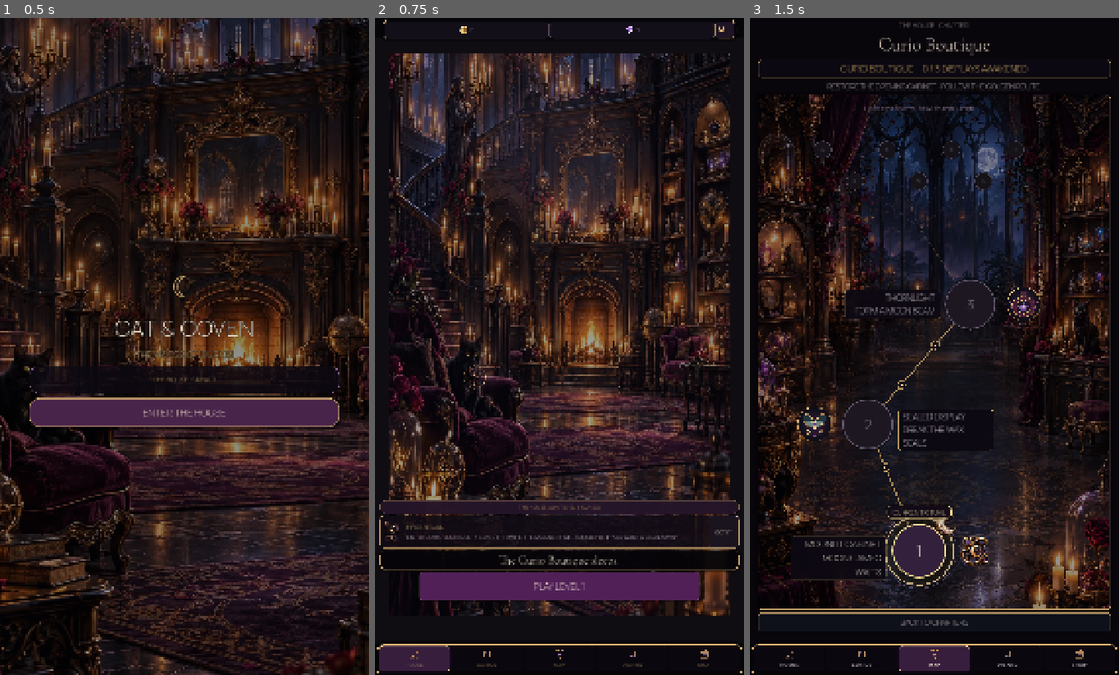
Above: before the commit, frames 1-3 (left to right).
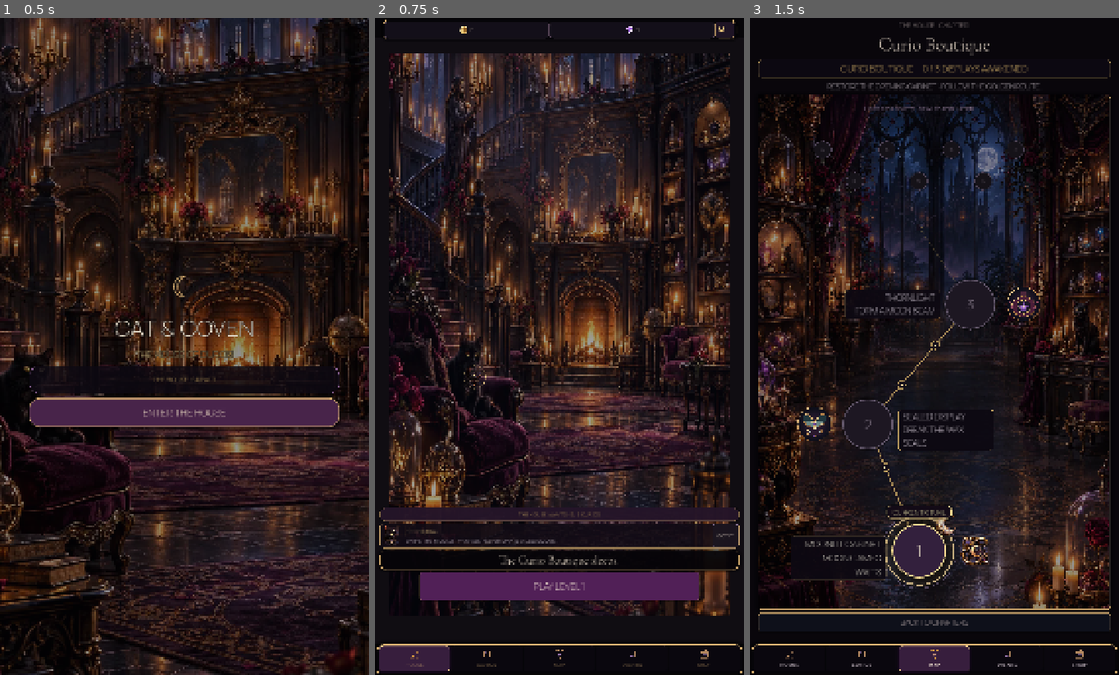
Above: after the commit, the same moments.

Repository: Jay-prodesign/akilta-match3
Game: Godot game, scene res://src/app/app_bootstrap.tscn
The game is run twice, just before and just after one commit, with the same random seed, the same clock (stepped at 60 frames per second) and the same inputs.
Inputs:
- Up to frame 1 (0.5 s): no input
- Up to frame 2 (0.75 s): click "ENTER THE HOUSE" at 0.5 s
- Up to frame 3 (1.5 s): click "PLAY LEVEL 1" at 1.25 s

Frame 1 is identical in both runs. In frame 2, 1.8% of the frame differs, in the area x 1-99%, y 53-81%; in frame 3, nothing differs.

Commit message:
Compact the House first-ritual guidance

Diff:
--- a/src/ui/home/house_home.tscn
+++ b/src/ui/home/house_home.tscn
@@ -277,7 +277,7 @@
 text = "·"
 
 [node name="KeeperHotspot" type="Button" parent="RoomView/CurioHotspots"]
-custom_minimum_size = Vector2(68, 68)
+custom_minimum_size = Vector2(52, 52)
 layout_mode = 1
 anchor_left = 0.27
 anchor_top = 0.56
@@ -330,13 +330,13 @@
 
 [node name="FirstRitualGuide" type="PanelContainer" parent="Layout"]
 visible = false
-custom_minimum_size = Vector2(0, 96)
+custom_minimum_size = Vector2(0, 74)
 layout_mode = 2
 theme_override_styles/panel = SubResource("Banner")
 
 [node name="GuideRow" type="HBoxContainer" parent="Layout/FirstRitualGuide"]
 layout_mode = 2
-theme_override_constants/separation = 10
+theme_override_constants/separation = 8
 
 [node name="KeeperArt" type="TextureRect" parent="Layout/FirstRitualGuide/GuideRow"]
 custom_minimum_size = Vector2(68, 68)
@@ -352,18 +352,18 @@
 [node name="Heading" type="Label" parent="Layout/FirstRitualGuide/GuideRow/CopyColumn"]
 layout_mode = 2
 theme_override_colors/font_color = Color(0.949, 0.816, 0.545, 1)
-theme_override_font_sizes/font_size = 18
+theme_override_font_sizes/font_size = 16
 text = "FIRST RITUAL"
 
 [node name="Copy" type="Label" parent="Layout/FirstRitualGuide/GuideRow/CopyColumn"]
 layout_mode = 2
 theme_override_colors/font_color = Color(0.9, 0.85, 0.89, 1)
-theme_override_font_sizes/font_size = 17
-text = "ENTER CURIO BOUTIQUE → LEVEL 1 → SWIPE THE MOONLIT PAIR. ASK KEEPER IF YOU WANT A LEGAL SWAP."
+theme_override_font_sizes/font_size = 16
+text = "SWIPE THE MOONLIT PAIR · ASK KEEPER MARKS A LEGAL MOVE."
 autowrap_mode = 2
 
 [node name="Dismiss" type="Button" parent="Layout/FirstRitualGuide/GuideRow"]
-custom_minimum_size = Vector2(90, 58)
+custom_minimum_size = Vector2(78, 52)
 layout_mode = 2
 theme_override_colors/font_color = Color(0.96, 0.9, 0.83, 1)
 theme_override_font_sizes/font_size = 16
